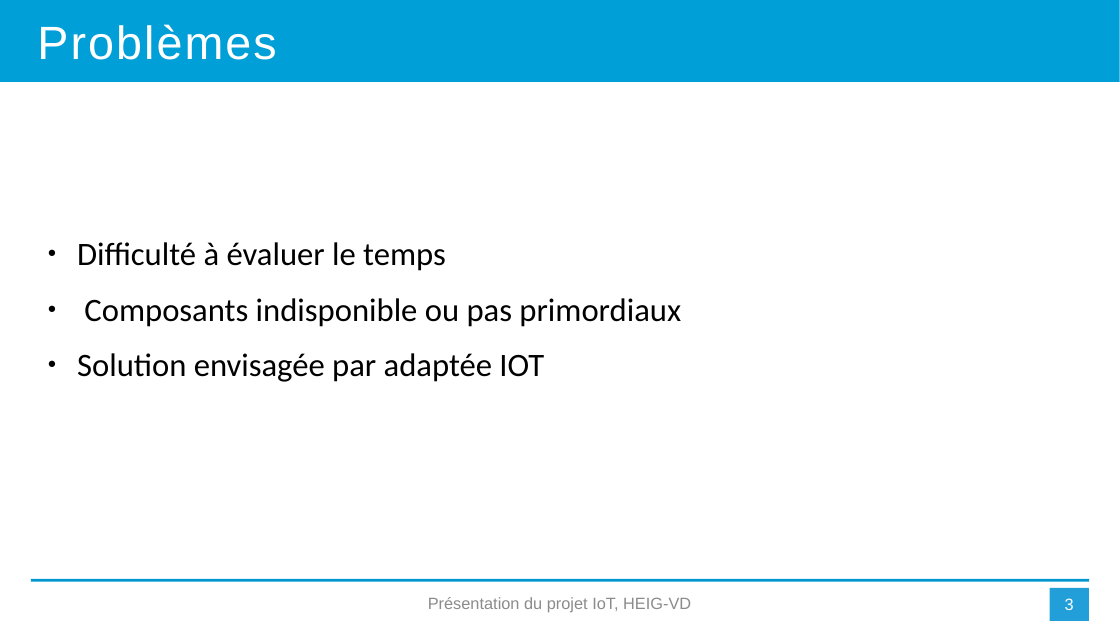
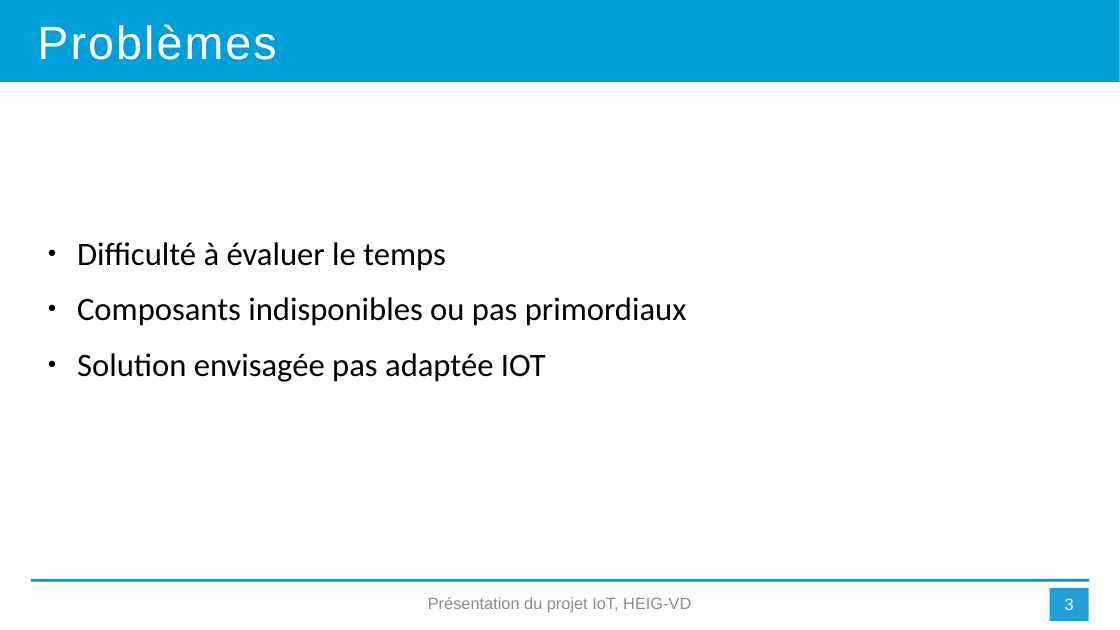
Before and after one commit to MehSalhi/IOT-Project, a slide deck: slide 3 of IOT_projet_final_CokeMbayoSalhi.pptx. Drawn at 1120x630 pixels with LibreOffice and Linux fonts; fonts in the diff are those of the drawing. Boxes give left, top, right and bottom in pixels: in the first picture for what was removed or moved away, otherwise in the second. Text is boxed around its words. In the diff, an @@ line names an element or a change of style, - is before the commit and + after.

Commit message:
Add slide schéma des communication and correct typo

```diff
--- a/IOT_projet_final_CokeMbayoSalhi.pptx
+++ b/IOT_projet_final_CokeMbayoSalhi.pptx
@@ text at (77,297,687,382): text changed @@
-● Composants indisponible ou pas primordiaux
-● Solution envisagée par adaptée IOT
+● Composants indisponibles ou pas primordiaux
+● Solution envisagée pas adaptée IOT
```
Also in this commit, not shown: 1 slide added.
